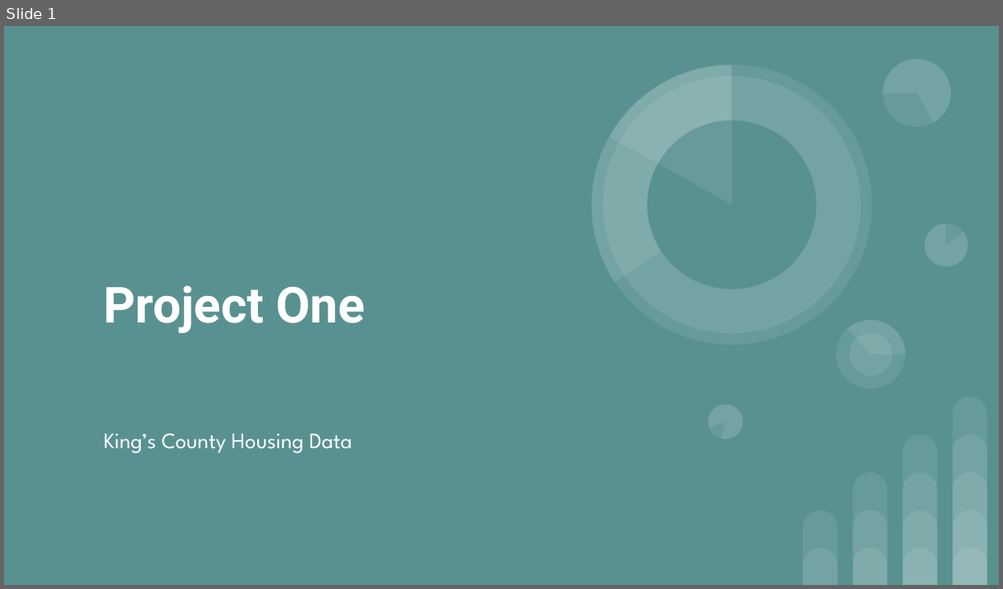
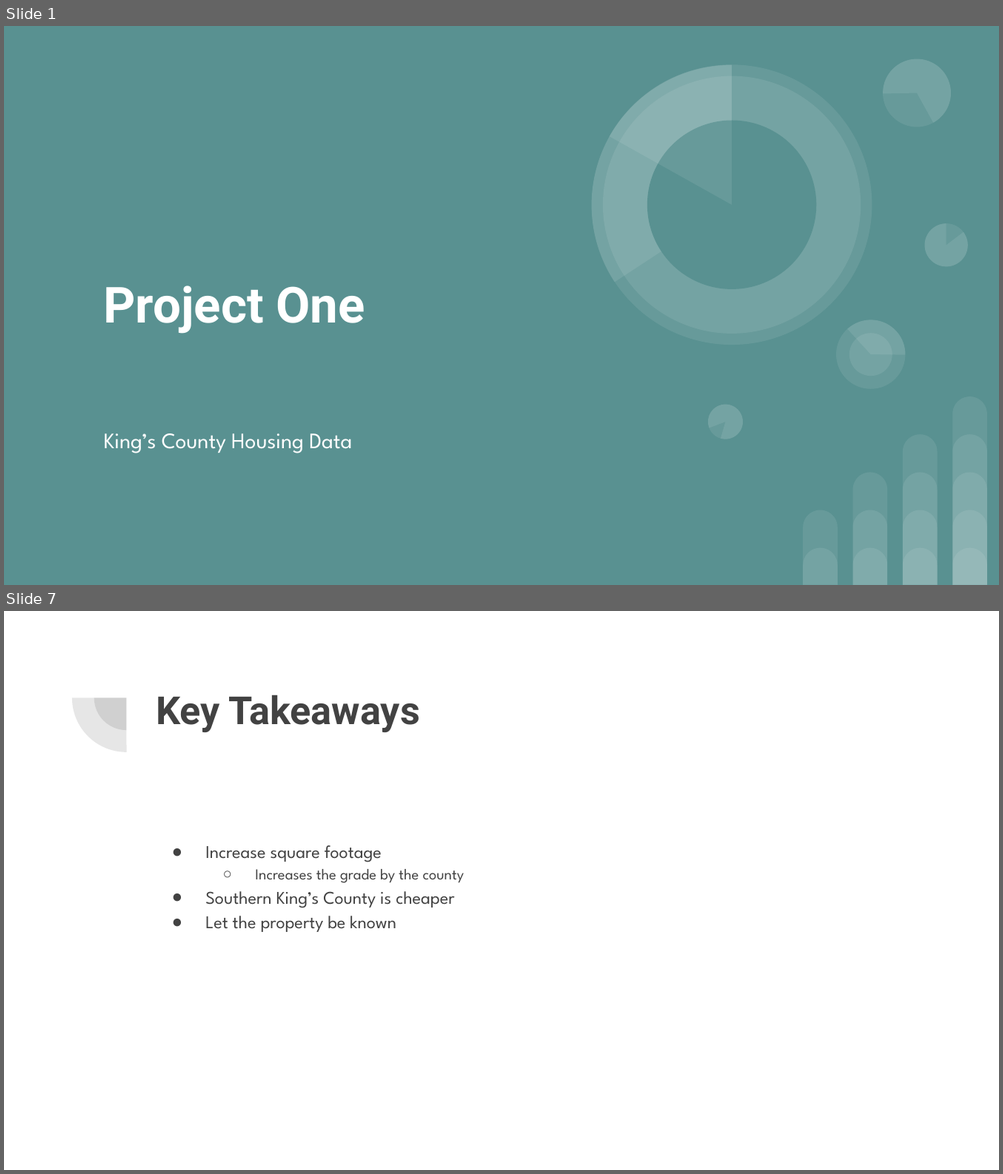
Before and after one commit to learn-co-students/dsc-1-final-project-online-ds-pt-100118, a slide deck: Project One.pptx. Shown one above the other, each under a label of ours: slide 1 before the commit, slides 1 and 7 after it; the slides between them are not shown. The pictures are 1003x589 and 1003x1174 pixels, drawn with LibreOffice and Linux fonts; fonts in the diff are those of the drawing. Boxes give left, top, right and bottom in pixels: in the first picture for what was removed or moved away, otherwise in the second. Text is boxed around its words. In the diff, an @@ line names an element or a change of style, - is before the commit and + after.

```diff
--- a/Project One.pptx
+++ b/Project One.pptx
@@ slide 7 added at <box>4,611,999,1170</box>, background #FFFFFF @@
@@ pie slice (boxed as its full ellipse) added at <box>71,644,180,752</box>, fill #424242 at 13% opacity @@
@@ pie slice (boxed as its full ellipse) added at <box>94,666,159,730</box>, fill #424242 at 13% opacity @@
@@ title added at <box>156,695,420,732</box>, 28 pt, text #424242, bold @@
+Key Takeaways
@@ text added at <box>205,846,464,932</box>, 13 pt, text #424242 @@
+● Increase square footage
+  ○ Increases the grade by the county
+● Southern King’s County is cheaper
+● Let the property be known
```
Also in this commit, not shown: 5 other slides added, 11 slides removed, 1 other file.
